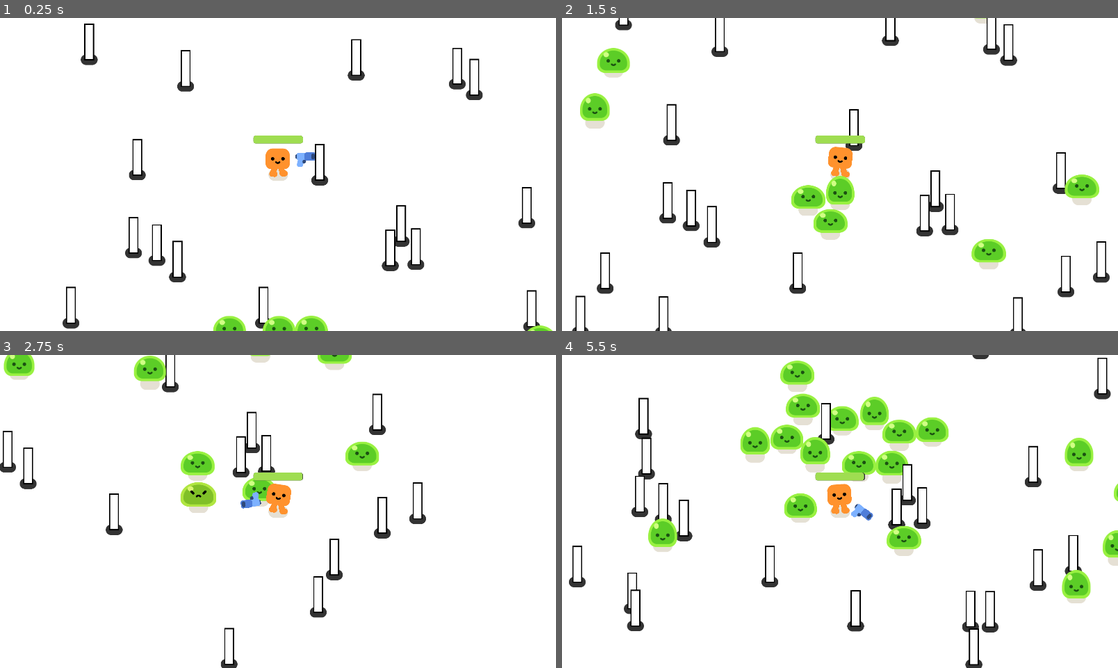
Above: before the commit, frames 1-4 (two rows, left to right).
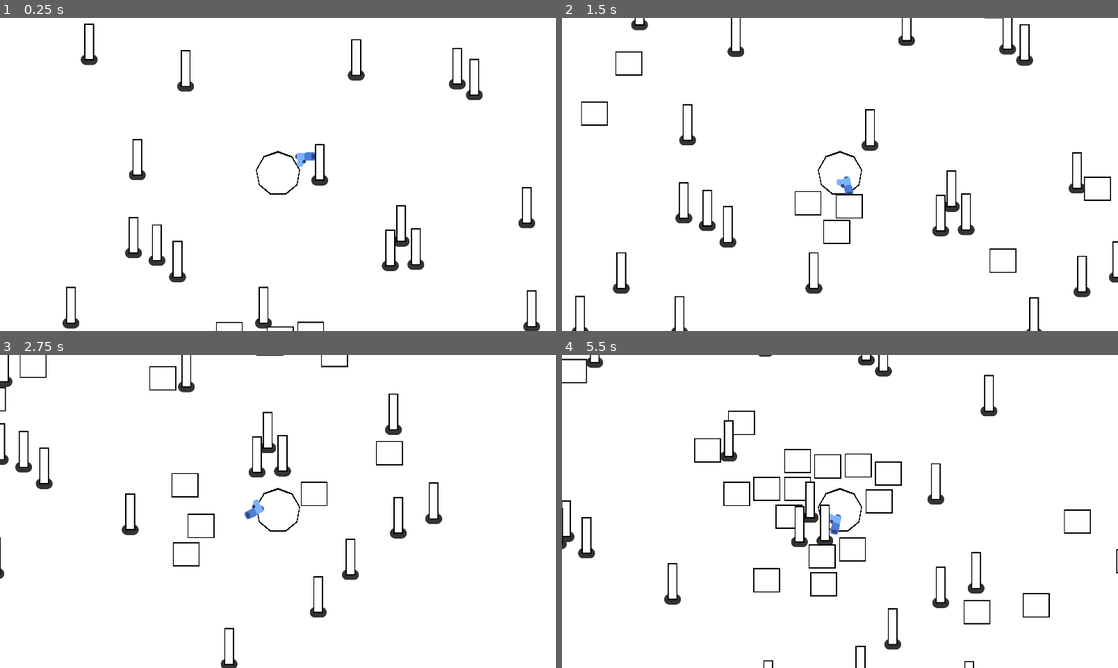
Above: after the commit, the same moments.

Repository: Alyosha-ctrl/foolJam2025
Game: Godot game, scene res://tower_survival.tscn
Same seed, same stepped clock (60 frames per second), same inputs: the game is played once before the commit and once after it.
Inputs:
- Up to frame 1 (0.25 s): no input
- Up to frame 2 (1.5 s): hold D (move_right) 0.53-1.28 s; hold S (move_down) from 1.28 s (still down)
- Up to frame 3 (2.75 s): release S (move_down) at 2.03 s; hold D (move_right) from 2.03 s (still down)
- Up to frame 4 (5.5 s): release D (move_right) at 2.78 s; hold W (move_up) 2.78-3.53 s; hold A (move_left) 3.53-5.03 s; hold S (move_down) from 5.03 s (still down)

The runs differ from the first frame. In frame 1, 1.5% of the frame differs, in the area x 38-100%, y 37-100%; in frame 2, 8.6%; in frame 3, 6.8%; in frame 4, 14%, in the area x 0-100%, y 0-100%.

Commit message:
Changed the player into the look of a nonogan
Changed the player into a nonogan, however this causes some errors with the gun since now it collides with the player since the gun sometimes is inside the player.

Diff:
--- a/mob.gd
+++ b/mob.gd
@@ -1,5 +1,6 @@
 extends CharacterBody2D
 
+var type = "nuetral"
 var health = 3
 var strength = 1
 var grace = 1
--- a/mob.tscn
+++ b/mob.tscn
@@ -3,8 +3,8 @@
 [ext_resource type="PackedScene" uid="uid://ogik4s70pgwl" path="res://characters/slime/slime.tscn" id="1_dy6sc"]
 [ext_resource type="Script" uid="uid://tyhkc1p8gbp0" path="res://mob.gd" id="1_nokgg"]
 
-[sub_resource type="CircleShape2D" id="CircleShape2D_nokgg"]
-radius = 56.0089
+[sub_resource type="RectangleShape2D" id="RectangleShape2D_nokgg"]
+size = Vector2(105, 96)
 
 [node name="Mob" type="CharacterBody2D"]
 collision_layer = 2
@@ -14,7 +14,22 @@
 
 [node name="Slime" parent="." instance=ExtResource("1_dy6sc")]
 unique_name_in_owner = true
+visible = false
 
 [node name="CollisionShape2D" type="CollisionShape2D" parent="."]
-position = Vector2(0, -28)
-shape = SubResource("CircleShape2D_nokgg")
+position = Vector2(0.5, -30)
+shape = SubResource("RectangleShape2D_nokgg")
+
+[node name="ColorRect2" type="ColorRect" parent="."]
+offset_left = -47.0
+offset_top = -73.0
+offset_right = 46.0
+offset_bottom = 11.0
+color = Color(0, 0, 0, 1)
+
+[node name="ColorRect" type="ColorRect" parent="."]
+offset_left = -44.0
+offset_top = -69.0
+offset_right = 42.0
+offset_bottom = 7.0
+metadata/_edit_use_anchors_ = true
--- a/player.gd
+++ b/player.gd
@@ -6,7 +6,7 @@
 var power = 1
 var control = 1
 var defense = 1
-var max_health = 1000
+var max_health = strength*25
 var health = max_health*1
 
 func _physics_process(delta: float) -> void:
@@ -14,10 +14,11 @@
 	velocity = direction*600
 	move_and_slide()
 
-	if(velocity.length() > 0):
-		$HappyBoo.play_walk_animation()
-	else:
-		$HappyBoo.play_idle_animation()
+	#No longer relevant after player model replaced with nonogan
+	#if(velocity.length() > 0):
+		#$HappyBoo.play_walk_animation()
+	#else:
+		#$HappyBoo.play_idle_animation()
 
 	var overlapping_mobs = %hurt_box.get_overlapping_bodies()
 	if(overlapping_mobs.size() > 0):
--- a/player.tscn
+++ b/player.tscn
@@ -1,14 +1,15 @@
-[gd_scene load_steps=8 format=3 uid="uid://jr86s26ll4l"]
+[gd_scene load_steps=9 format=3 uid="uid://jr86s26ll4l"]
 
 [ext_resource type="PackedScene" uid="uid://pbmyh1qru7p" path="res://characters/happy_boo/happy_boo.tscn" id="1_4flbx"]
 [ext_resource type="Script" uid="uid://btvtu2m21avdr" path="res://player.gd" id="1_onrkg"]
+[ext_resource type="Texture2D" uid="uid://cimurl0jiijgy" path="res://nonogan.png" id="2_hqtel"]
 [ext_resource type="PackedScene" uid="uid://buoqd270n7r8v" path="res://gun.tscn" id="3_i3pqv"]
 
 [sub_resource type="CircleShape2D" id="CircleShape2D_onrkg"]
-radius = 28.1603
+radius = 84.1724
 
 [sub_resource type="CircleShape2D" id="CircleShape2D_i3pqv"]
-radius = 36.0
+radius = 74.0
 
 [sub_resource type="StyleBoxFlat" id="StyleBoxFlat_hqtel"]
 bg_color = Color(0.152941, 0.168627, 0.188235, 1)
@@ -28,8 +29,26 @@
 platform_floor_layers = 4294967040
 script = ExtResource("1_onrkg")
 
+[node name="Nonogan" type="Sprite2D" parent="."]
+visible = false
+position = Vector2(-1.13687e-13, -41)
+scale = Vector2(0.699095, 0.679825)
+texture = ExtResource("2_hqtel")
+
+[node name="Polygon2D" type="Polygon2D" parent="."]
+position = Vector2(0, 38)
+scale = Vector2(1.04795, 1.08571)
+color = Color(0, 0, 0, 1)
+polygon = PackedVector2Array(0, -110, 47, -93, 73, -50, 64, -1, 27, 29, -25, 30, -63, -1, -73, -50, -47, -94)
+
+[node name="Polygon2D2" type="Polygon2D" parent="Polygon2D"]
+position = Vector2(0, -2.76316)
+scale = Vector2(0.954248, 0.921053)
+polygon = PackedVector2Array(0, -110, 47, -93, 73, -50, 64, -1, 27, 29, -25, 30, -63, -1, -73, -50, -47, -94)
+
 [node name="HappyBoo" parent="." instance=ExtResource("1_4flbx")]
 unique_name_in_owner = true
+visible = false
 position = Vector2(1, 1)
 
 [node name="CollisionShape2D" type="CollisionShape2D" parent="."]
@@ -52,6 +71,7 @@
 
 [node name="ProgressBar" type="ProgressBar" parent="."]
 unique_name_in_owner = true
+visible = false
 offset_left = -85.0
 offset_top = -134.0
 offset_right = 86.0
Binary file added: nonogan.png
Not shown, added: nonogan.png.import
